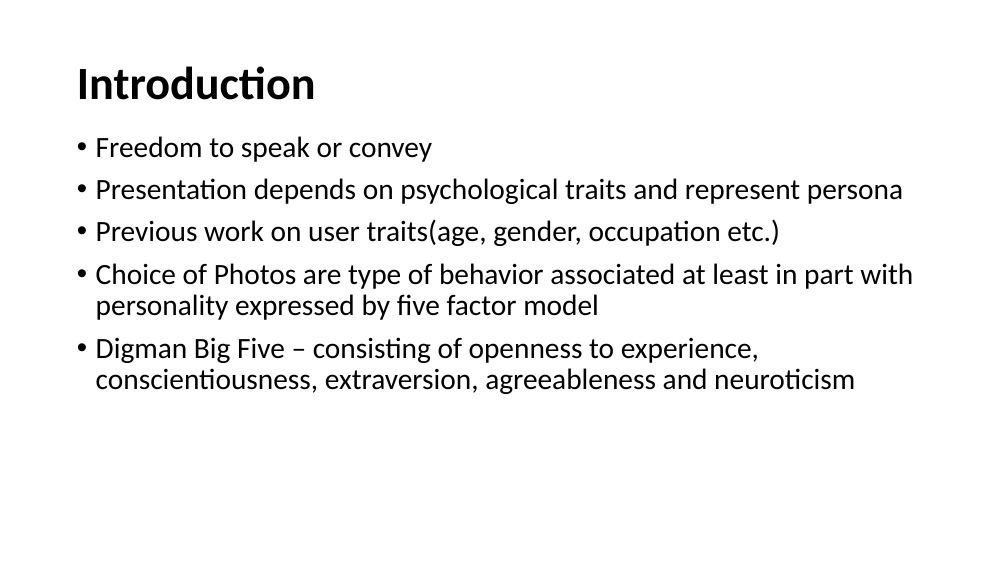
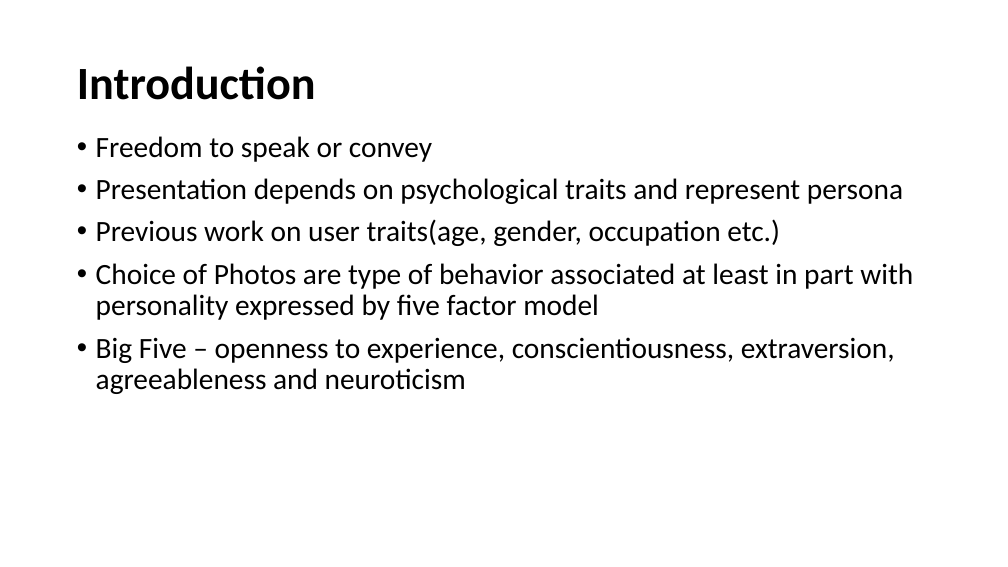
Before and after one commit to Sandhya-Bairi/USU-Assignments-and-Projects, a slide deck: slide 4 of CS 6675 - Advance Data Science/Practicum/Presentation.pptx. Drawn at 1008x567 pixels with LibreOffice and Linux fonts; fonts in the diff are those of the drawing. Boxes give left, top, right and bottom in pixels: in the first picture for what was removed or moved away, otherwise in the second. Text is boxed around its words. In the diff, an @@ line names an element or a change of style, - is before the commit and + after.

```diff
--- a/CS 6675 - Advance Data Science/Practicum/Presentation.pptx
+++ b/CS 6675 - Advance Data Science/Practicum/Presentation.pptx
@@ text at (96, 337, 895, 394): text changed @@
-• Digman Big Five – consisting of openness to experience, conscientiousness, extraversion, agreeableness and neuroticism
+• Big Five – openness to experience, conscientiousness, extraversion, agreeableness and neuroticism
```
Also in this commit, not shown: 7 other slides changed.
